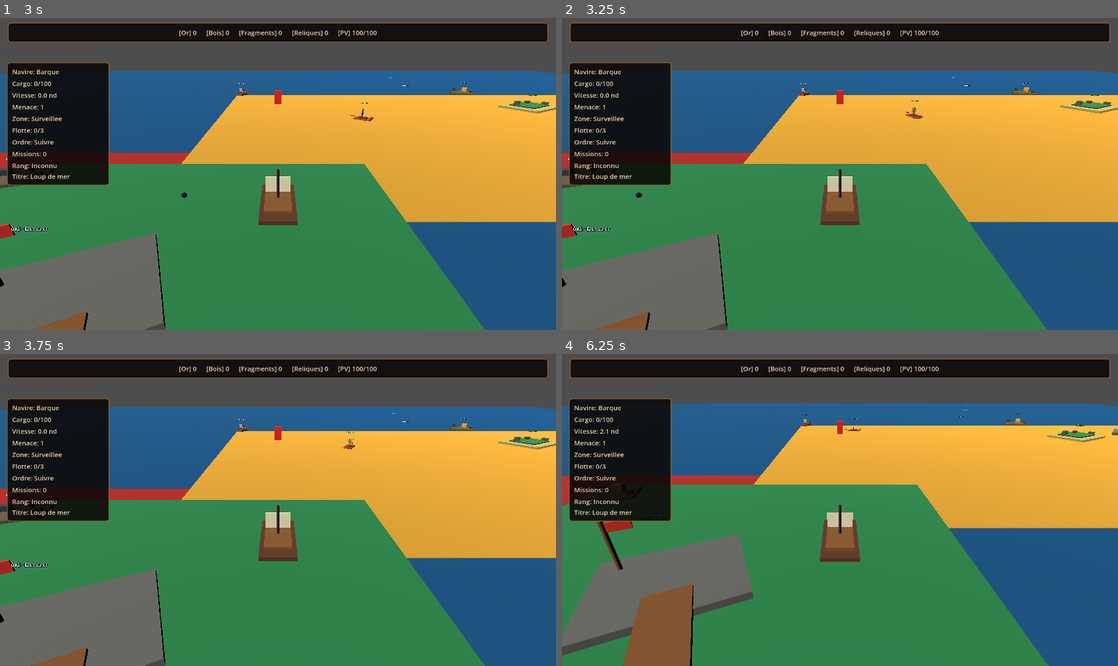
Above: before the commit, frames 1-4 (two rows, left to right).
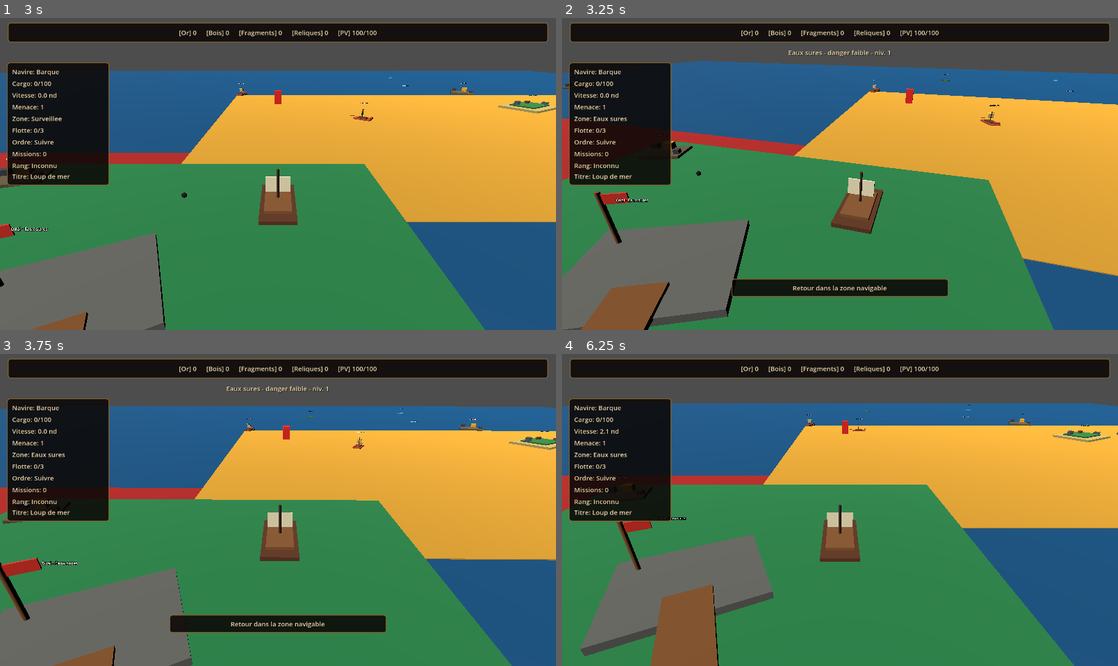
Above: after the commit, the same moments.

Repository: blou132/jeux-pirate
Game: Godot game, scene res://scenes/world/World.tscn
Same seed, same stepped clock (60 frames per second), same inputs: the game is played once before the commit and once after it.
Inputs (mouse positions are in pixels of both pictures, inside the frame that each line leads up to):
- Up to frame 1 (3 s): tap Enter at 0.5 s; move the mouse to (400, 158) at 0.52 s; hold D 0.53-1.25 s; tap R at 0.6 s; click (400, 158) at 0.67 s; drag from (166, 189) to (250, 236) at 1.27 s; move the mouse to (333, 105) at 2.02 s; hold D 2.03-2.75 s; hold Q 2.03-2.75 s; drag from (250, 236) to (111, 127) at 2.77 s
- Up to frame 2 (3.25 s): no input
- Up to frame 3 (3.75 s): move the mouse to (444, 556) at 3.52 s; hold A from 3.53 s (still down); tap C at 3.6 s
- Up to frame 4 (6.25 s): release A at 4.25 s; drag from (673, 463) to (756, 432) at 4.27 s; move the mouse to (867, 510) at 5.02 s; hold S 5.03-5.75 s; tap E at 5.1 s; click (867, 510) at 5.17 s; drag from (756, 432) to (728, 525) at 5.77 s

Frame 1 is identical in both runs. In frame 2, 21% of the frame differs, in the area x 0-100%, y 10-100%; in frame 3, 8.9%; in frame 4, 8.1%.

Commit message:
fix: restore marine creature spawns

Diff:
--- a/scripts/world/MarineCreatureSpawner.gd
+++ b/scripts/world/MarineCreatureSpawner.gd
@@ -4,6 +4,7 @@
 @export var max_creatures: int = 4
 @export var initial_spawn_count: int = 2
 @export var respawn_delay: float = 7.0
+@export var spawn_check_interval: float = 3.0
 @export var min_player_spawn_distance: float = 18.0
 @export var port_avoidance_distance: float = 48.0
 @export var debug_creature_spawns: bool = false
@@ -11,10 +12,12 @@
 var _active_creatures: Array[Node] = []
 var _spawn_points: Array[Marker3D] = []
 var _spawn_retry_scheduled: bool = false
+var _spawn_check_timer: Timer
 
 
 func _ready() -> void:
 	add_to_group("marine_creature_spawner")
+	_start_spawn_check_timer()
 	call_deferred("_initialize_spawns")
 
 
@@ -25,6 +28,18 @@
 	for i in range(target_initial_spawn_count):
 		_spawn_creature_if_possible()
 
+	_fill_spawn_slots()
+
+
+func _start_spawn_check_timer() -> void:
+	_spawn_check_timer = Timer.new()
+	_spawn_check_timer.name = "CreatureSpawnCheckTimer"
+	_spawn_check_timer.wait_time = maxf(0.5, spawn_check_interval)
+	_spawn_check_timer.one_shot = false
+	_spawn_check_timer.autostart = true
+	_spawn_check_timer.timeout.connect(_fill_spawn_slots)
+	add_child(_spawn_check_timer)
+
 
 func _refresh_spawn_points() -> void:
 	_spawn_points.clear()
@@ -37,7 +52,10 @@
 func _spawn_creature_if_possible() -> bool:
 	_cleanup_inactive_creatures()
 
-	if creature_scene == null or _active_creatures.size() >= _get_target_creature_count():
+	var target_creature_count: int = _get_target_creature_count()
+	if creature_scene == null:
+		return false
+	if _active_creatures.size() >= target_creature_count:
 		return false
 
 	var spawn_point: Marker3D = _pick_spawn_point()
@@ -106,11 +124,17 @@
 
 
 func _pick_creature_config(zone_id: String) -> Dictionary:
-	var creature_ids: Array[String] = MarineCreatureCatalog.get_spawnable_creature_ids_for_zone(zone_id)
+	var normalized_zone_id: String = DangerZoneCatalog.normalize_zone_id(zone_id)
+	var creature_ids: Array[String] = MarineCreatureCatalog.get_spawnable_creature_ids_for_zone(normalized_zone_id)
+	if creature_ids.is_empty() and normalized_zone_id != DangerZoneCatalog.ZONE_SAFE:
+		creature_ids = MarineCreatureCatalog.get_spawnable_creature_ids_for_zone(DangerZoneCatalog.ZONE_SAFE)
+
 	var weighted_creature_ids: Array[String] = []
 
 	for creature_id in creature_ids:
-		var weight: int = MarineCreatureCatalog.get_spawn_weight(creature_id, zone_id)
+		var weight: int = MarineCreatureCatalog.get_spawn_weight(creature_id, normalized_zone_id)
+		if weight <= 0 and normalized_zone_id != DangerZoneCatalog.ZONE_SAFE:
+			weight = MarineCreatureCatalog.get_spawn_weight(creature_id, DangerZoneCatalog.ZONE_SAFE)
 		for i in range(weight):
 			weighted_creature_ids.append(creature_id)
 
